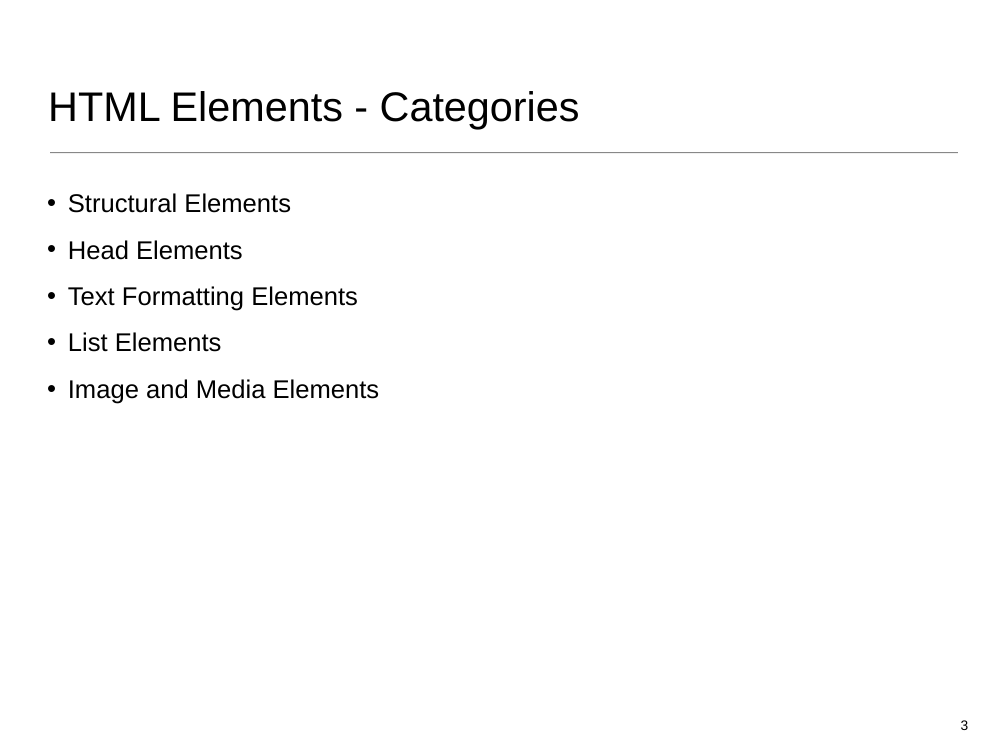
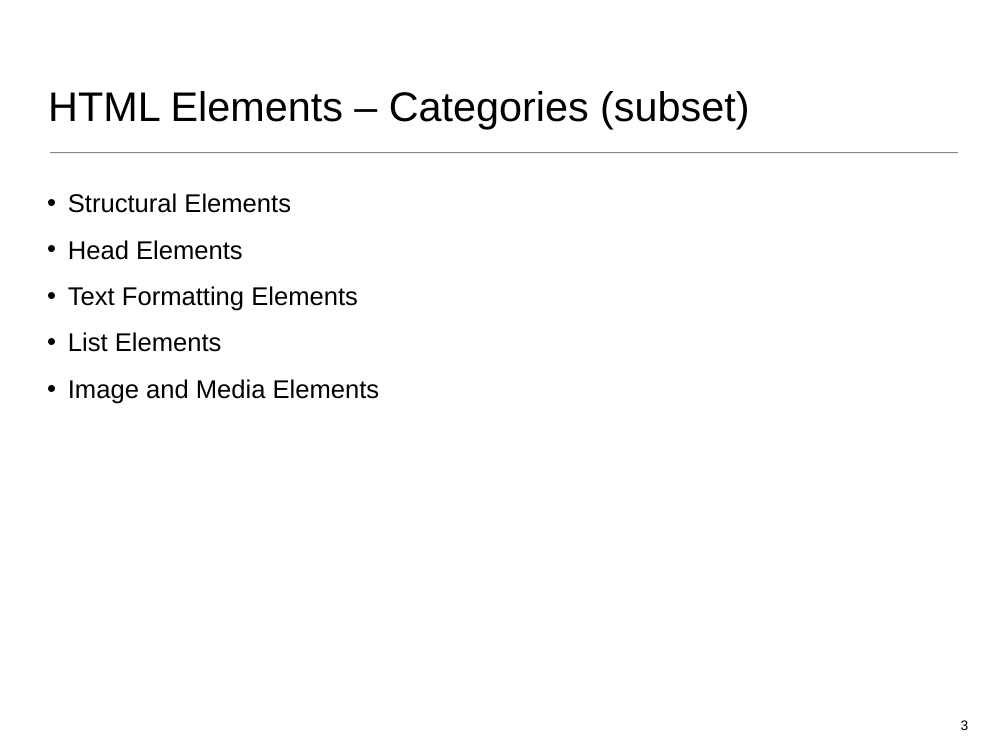
Before and after one commit to wit-web-dev-2015/web-dev-1, a slide deck: slide 3 of topic02/talk-1/a-html-elements.ppt. Drawn at 1008x756 pixels with LibreOffice and Linux fonts; fonts in the diff are those of the drawing. Boxes give left, top, right and bottom in pixels: in the first picture for what was removed or moved away, otherwise in the second. Text is boxed around its words. In the diff, an @@ line names an element or a change of style, - is before the commit and + after.

```diff
--- a/topic02/talk-1/a-html-elements.ppt
+++ b/topic02/talk-1/a-html-elements.ppt
@@ title at bbox=[48, 91, 749, 129]: text changed @@
-HTML Elements - Categories
+HTML Elements – Categories (subset)
```
Also in this commit, not shown: 3 other slides changed, 12 other files.
